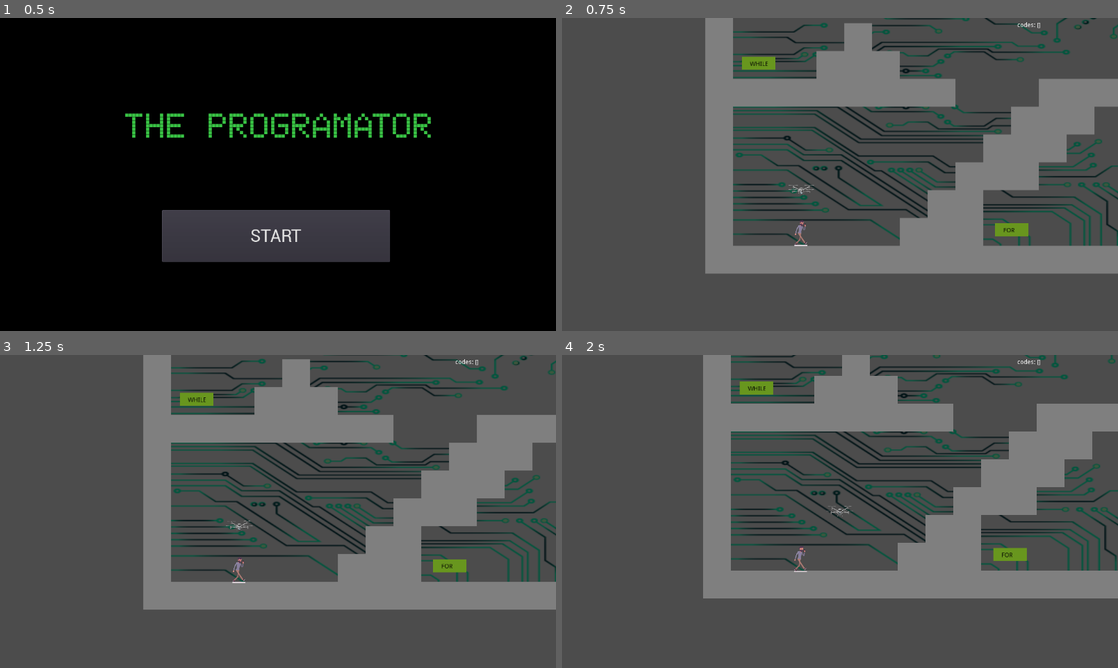
Above: before the commit, frames 1-4 (two rows, left to right).
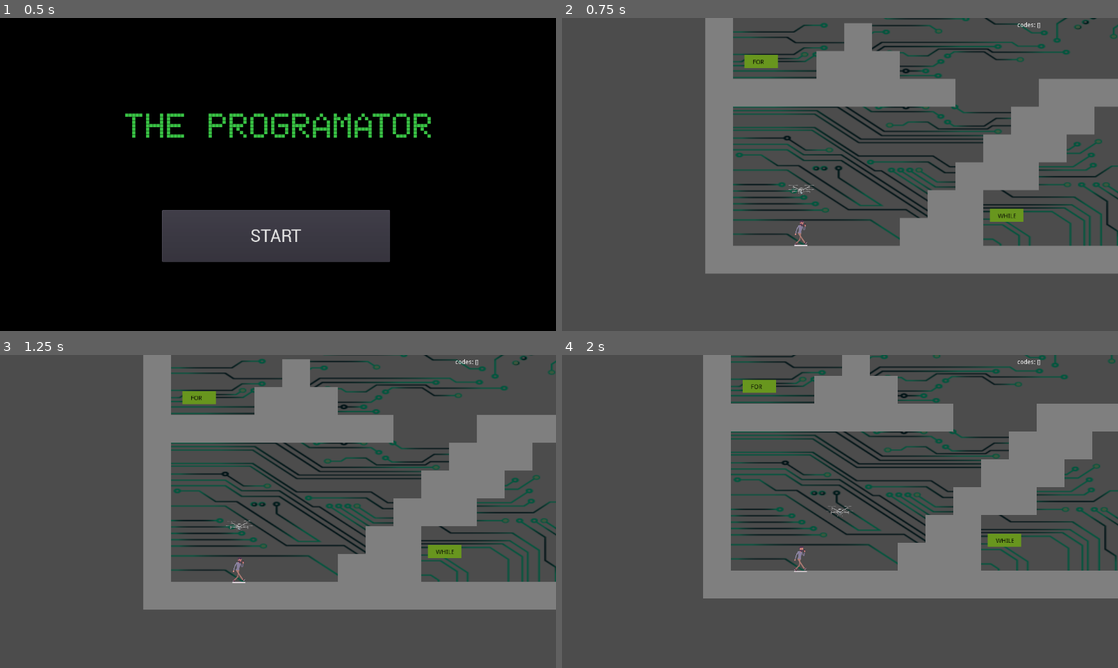
Above: after the commit, the same moments.

Repository: CamilaCintioli/the-progammator
Game: Godot game, scene res://Main.tscn
Two runs of this game, one before a commit and one after it. Both use one fixed random seed, a clock stepped at 60 frames per second and the inputs below.
Inputs (mouse positions are in pixels of both pictures, inside the frame that each line leads up to):
- Up to frame 1 (0.5 s): no input
- Up to frame 2 (0.75 s): click "START" at 0.5 s
- Up to frame 3 (1.25 s): no input
- Up to frame 4 (2 s): tap Enter at 1.25 s; move the mouse to (962, 495) at 1.27 s; hold D (move_right) from 1.28 s (still down); tap Space (change) at 1.35 s; tap Up (jump) at 1.52 s

Frame 1 is identical in both runs. In frame 2, 0.6% of the frame differs, in the area x 32-84%, y 11-70%; in frame 3, 0.6%; in frame 4, 0.7%, in the area x 31-84%, y 7-66%.

Commit message:
level 2 get codes and open portal

Diff:
--- a/Levels/Level2.gd
+++ b/Levels/Level2.gd
@@ -22,6 +22,32 @@
 
 func hide_dialog():
 	$DialogBox.visible = false
+	for c in $Codes.codes:
+		show_button(c, false)
 
 func show_dialog():
 	$DialogBox.visible = true
+	for c in $Codes.codes:
+		show_button(c, true)
+
+func show_button(code, visible):
+	if code == 'while':
+		$Buttons/WhileButton.visible = visible
+	if code == 'if':
+		$Buttons/IfButton.visible = visible
+	if code == 'for':
+		$Buttons/ForButton.visible = visible
+
+func _on_ForButton_pressed():
+	pass
+
+func _on_WhileButton_pressed():
+	$Buttons/WhileButton.visible = false
+	$Buttons/ForButton.visible = false
+	$Buttons/IfButton.visible = false
+	$DialogBox.visible = false
+	$Codes/CodesInfo/Label.text = ""
+	portal.bye()
+
+func _on_IfButton_pressed():
+	pass
--- a/Levels/Level2.tscn
+++ b/Levels/Level2.tscn
@@ -8,6 +8,9 @@
 [ext_resource path="res://assets/fonts/MLTWNII_.ttf" type="DynamicFontData" id=6]
 [ext_resource path="res://Levels/Level2/portals/Portal.tscn" type="PackedScene" id=7]
 [ext_resource path="res://Levels/Level2/portals/Codes.gd" type="Script" id=8]
+[ext_resource path="res://Levels/Level2/portals/If.gd" type="Script" id=9]
+[ext_resource path="res://Levels/Level2/portals/For.gd" type="Script" id=10]
+[ext_resource path="res://Levels/Level2/portals/While.gd" type="Script" id=11]
 
 [sub_resource type="ConvexPolygonShape2D" id=1]
 points = PoolVector2Array( 0, 0, 64, 0, 64, 64, 0, 64 )
@@ -128,6 +131,8 @@
 script = ExtResource( 8 )
 
 [node name="While" type="Area2D" parent="Codes"]
+position = Vector2( 571, 350 )
+script = ExtResource( 11 )
 __meta__ = {
 "_edit_group_": true
 }
@@ -158,7 +163,8 @@
 }
 
 [node name="For" type="Area2D" parent="Codes"]
-position = Vector2( 583.519, 382.692 )
+position = Vector2( 6.51868, -4.30765 )
+script = ExtResource( 10 )
 __meta__ = {
 "_edit_group_": true
 }
@@ -190,6 +196,7 @@
 
 [node name="If" type="Area2D" parent="Codes"]
 position = Vector2( 1104.86, 16.83 )
+script = ExtResource( 9 )
 __meta__ = {
 "_edit_group_": true
 }
@@ -237,6 +244,44 @@
 [node name="Dron" parent="." instance=ExtResource( 2 )]
 position = Vector2( 157.443, 576.038 )
 
+[node name="Buttons" type="Node" parent="."]
+
+[node name="ForButton" type="Button" parent="Buttons"]
+visible = false
+margin_left = 1632.18
+margin_top = 484.327
+margin_right = 1783.18
+margin_bottom = 534.327
+text = "for"
+__meta__ = {
+"_edit_use_anchors_": false
+}
+
+[node name="WhileButton" type="Button" parent="Buttons"]
+visible = false
+margin_left = 1633.07
+margin_top = 545.799
+margin_right = 1784.07
+margin_bottom = 595.799
+text = "while"
+__meta__ = {
+"_edit_use_anchors_": false
+}
+
+[node name="IfButton" type="Button" parent="Buttons"]
+visible = false
+margin_left = 1633.07
+margin_top = 610.835
+margin_right = 1784.07
+margin_bottom = 660.835
+text = "if"
+__meta__ = {
+"_edit_use_anchors_": false
+}
+
 [connection signal="body_entered" from="Codes/While" to="Codes" method="_on_While_body_entered"]
 [connection signal="body_entered" from="Codes/For" to="Codes" method="_on_For_body_entered"]
 [connection signal="body_entered" from="Codes/If" to="Codes" method="_on_If_body_entered"]
+[connection signal="pressed" from="Buttons/ForButton" to="." method="_on_ForButton_pressed"]
+[connection signal="pressed" from="Buttons/WhileButton" to="." method="_on_WhileButton_pressed"]
+[connection signal="pressed" from="Buttons/IfButton" to="." method="_on_IfButton_pressed"]
--- a/Levels/Level2/portals/Codes.gd
+++ b/Levels/Level2/portals/Codes.gd
@@ -12,17 +12,17 @@
 func _on_For_body_entered(body):
 	if body.is_in_group("programmer"):
 		codes.append('for')
-		$For.hide()
+		$For.bye()
 		$CodesInfo/Label.text = "codes: " + str(codes)
 
 func _on_While_body_entered(body):
 	if body.is_in_group("programmer"):
 		codes.append('while')
-		$While.hide()
+		$While.bye()
 		$CodesInfo/Label.text = "codes: " + str(codes)
 
 func _on_If_body_entered(body):
 	if body.is_in_group("programmer"):
 		codes.append('if')
-		$If.hide()
+		$If.bye()
 		$CodesInfo/Label.text = "codes: " + str(codes)
--- /dev/null
+++ b/Levels/Level2/portals/For.gd
@@ -0,0 +1,8 @@
+extends Area2D
+
+func _remove():
+	get_parent().remove_child(self)
+	queue_free()
+
+func bye():
+	call_deferred("_remove")
--- /dev/null
+++ b/Levels/Level2/portals/If.gd
@@ -0,0 +1,8 @@
+extends Area2D
+
+func _remove():
+	get_parent().remove_child(self)
+	queue_free()
+
+func bye():
+	call_deferred("_remove")
--- a/Levels/Level2/portals/Portal.gd
+++ b/Levels/Level2/portals/Portal.gd
@@ -12,3 +12,10 @@
 func _on_Portal_body_exited(body):
 	if body.is_in_group("programmer"):
 		container.hide_dialog()
+
+func _remove():
+	container.remove_child(self)
+	queue_free()
+
+func bye():
+	call_deferred("_remove")
--- /dev/null
+++ b/Levels/Level2/portals/While.gd
@@ -0,0 +1,8 @@
+extends Area2D
+
+func _remove():
+	get_parent().remove_child(self)
+	queue_free()
+
+func bye():
+	call_deferred("_remove")
Not shown: 1 places in Levels/Level2.tscn that only renumber resources
